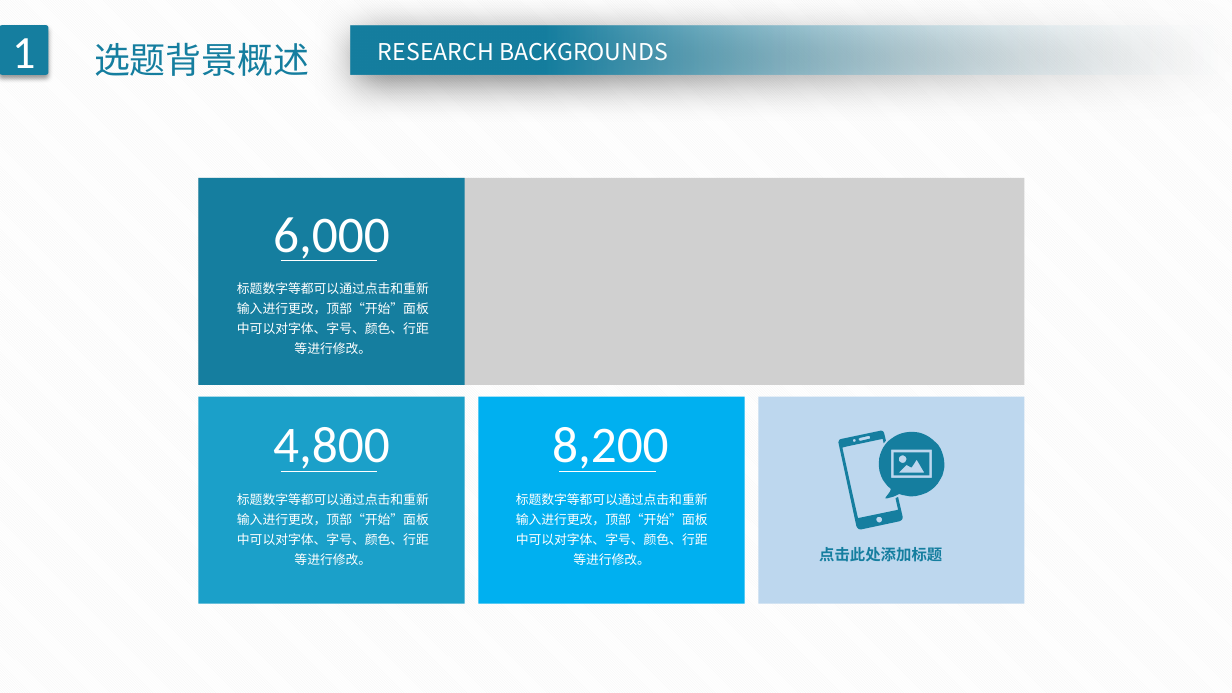
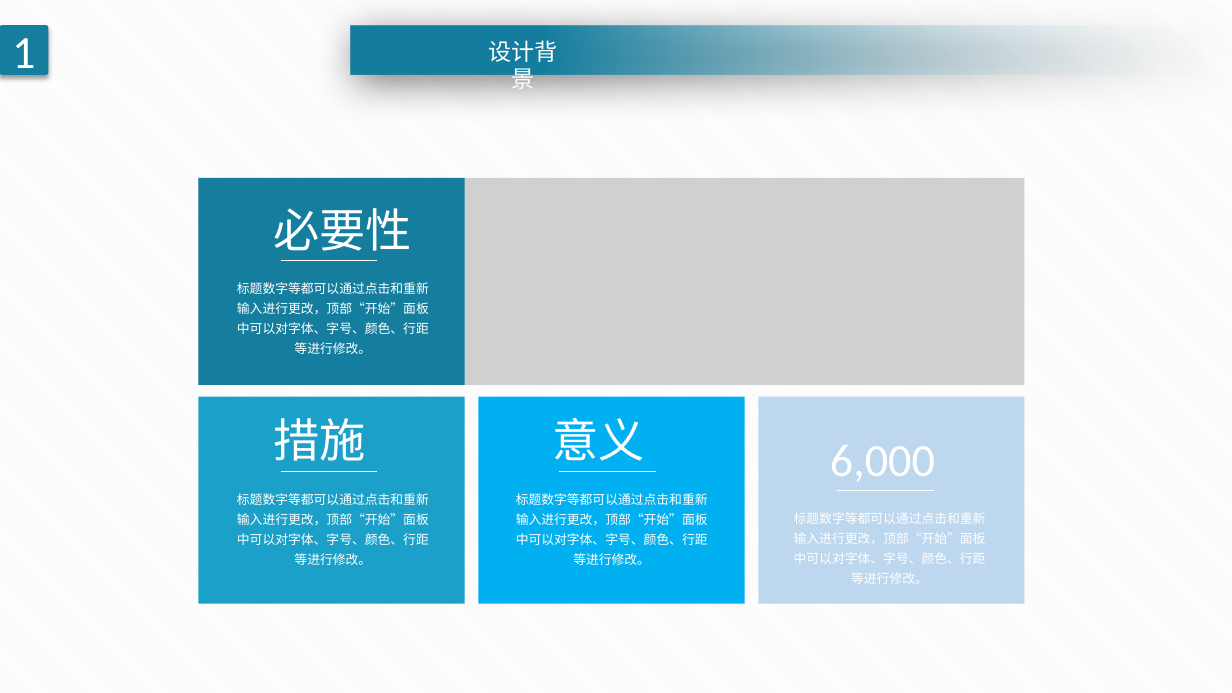
Before and after one commit to mikzhang/bmsx, a slide deck: slide 3 of files/拟用/大方实用毕业论文答辩PPT模板_.pptx (slide 4 before the commit). Drawn at 1232x693 pixels with LibreOffice and Linux fonts; fonts in the diff are those of the drawing; grey boxes stand for pictures. Boxes give left, top, right and bottom in pixels: in the first picture for what was removed or moved away, otherwise in the second. Text is boxed around its words. In the diff, an @@ line names an element or a change of style, - is before the commit and + after.

```diff
--- a/files/拟用/大方实用毕业论文答辩PPT模板_.pptx
+++ b/files/拟用/大方实用毕业论文答辩PPT模板_.pptx
@@ text removed at bbox=[94, 42, 309, 76] @@
-选题背景概述
@@ text at bbox=[488, 40, 557, 89]: text changed @@
-RESEARCH BACKGROUNDS
+设计背景
@@ text at bbox=[273, 208, 412, 251]: text changed; size 40 to 36 pt @@
-6,000
+必要性
@@ text at bbox=[273, 418, 365, 461]: text changed; size 40 to 36 pt @@
-4,800
+措施
@@ text at bbox=[552, 418, 644, 461]: text changed; size 40 to 36 pt @@
-8,200
+意义
@@ text added at bbox=[830, 445, 935, 482], 36 pt, text #FFFFFF @@
+6,000
@@ freeform shape removed at bbox=[838, 431, 902, 530] @@
@@ freeform shape removed at bbox=[879, 432, 945, 498] @@
@@ freeform shape removed at bbox=[894, 453, 930, 476] @@
@@ line added from (837, 490) to (934, 490), #FFFFFF 0.5 pt @@
@@ text added at bbox=[794, 512, 986, 584], 10 pt, text #FFFFFF @@
+标题数字等都可以通过点击和重新输入进行更改，顶部“开始”面板中可以对字体、字号、颜色、行距等进行修改。
@@ text removed at bbox=[819, 547, 942, 562] @@
-点击此处添加标题
```
Also in this commit, not shown: 5 other slides changed, 1 slide added, 7 slides removed.
